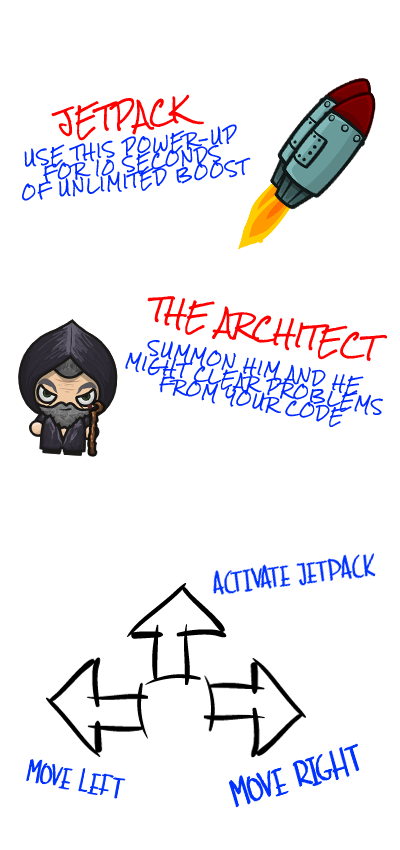
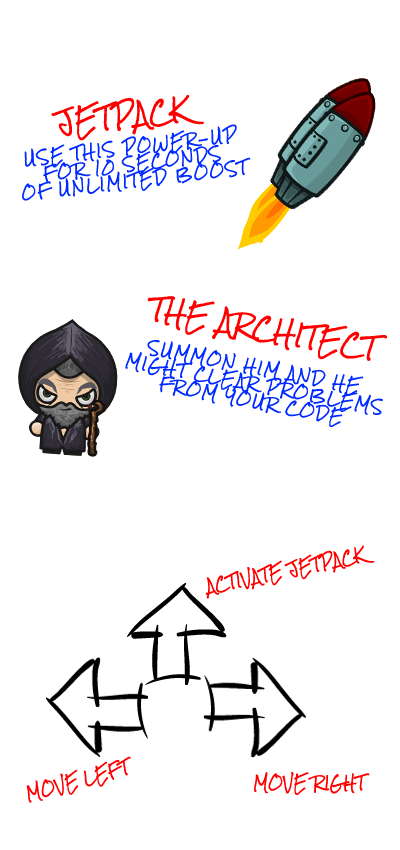
Comparing the layer stacks of the two 400px x 850px images. Changes:
hid "Move Right" (1st of 2) over left=228, top=743, right=360, bottom=808
hid "Move Left" (1st of 2) over left=25, top=759, right=126, bottom=799
hid "ActivateJetpack" over left=212, top=553, right=376, bottom=595
added layer "Move Left" (2nd of 2) above "Move Right" over left=26, top=756, right=131, bottom=803
added layer "Move Right" (2nd of 2) above "Activate Pack" over left=254, top=771, right=370, bottom=795
added layer "Activate Pack" above "Up Arrow" over left=205, top=545, right=375, bottom=599
